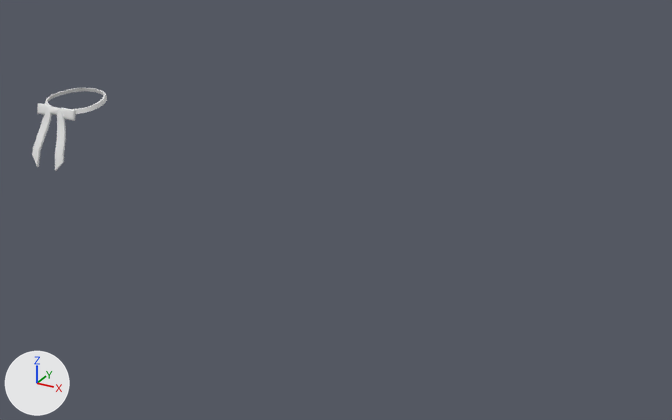
One commit to the Blender file Attires/Attires_Accessories/Attires_Accessories_Neckwears/Attires_Accessories_Neckwears_ALL.blend: the scene before it, then after it.
Rendered twice from a camera (50 mm lens) standing at (10.917, -1.914, 2.311) and looking at (10.005, -0.256, 1.482). Lighting does not change. The marker at lower left points along +X, +Y and +Z.

The first picture shows 'Attire_Accessory_Neckwear_WesternTie'.
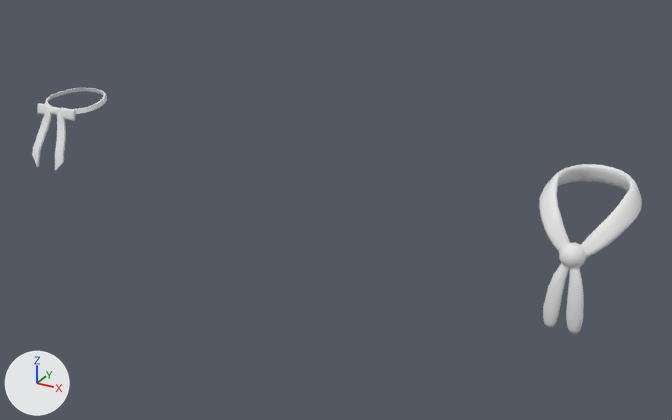
Commit message: Added new Neckwears and Attires

Location of each change, [x1, y1, x2, y2] in pixels of the pictures (672 x 420 px):
'Attire_Accessory_Neckwear_Neckerchief', added
    after: [539, 164, 642, 334]

Patch to the scene script:
```diff
--- a/Attires/Attires_Accessories/Attires_Accessories_Neckwears/Attires_Accessories_Neckwears_ALL.blend.py
+++ b/Attires/Attires_Accessories/Attires_Accessories_Neckwears/Attires_Accessories_Neckwears_ALL.blend.py
@@ me_attire_accessory_neckwear_neckerchief @@
+me_attire_accessory_neckwear_neckerchief.from_pydata(...)  # 606 vertices, 620 faces; spans x -0.108..0.108, y -0.147..0.109, z 1.254..1.561
+me_attire_accessory_neckwear_neckerchief.polygons.foreach_set('use_smooth', [True] * 620)
@@ ob_attire_accessory_neckwear_neckerchief @@
+ob_attire_accessory_neckwear_neckerchief = bpy.data.objects.new('Attire_Accessory_Neckwear_Neckerchief', me_attire_accessory_neckwear_neckerchief)
+ob_attire_accessory_neckwear_neckerchief.location = (10.5, -0.001, 0.001)
```
